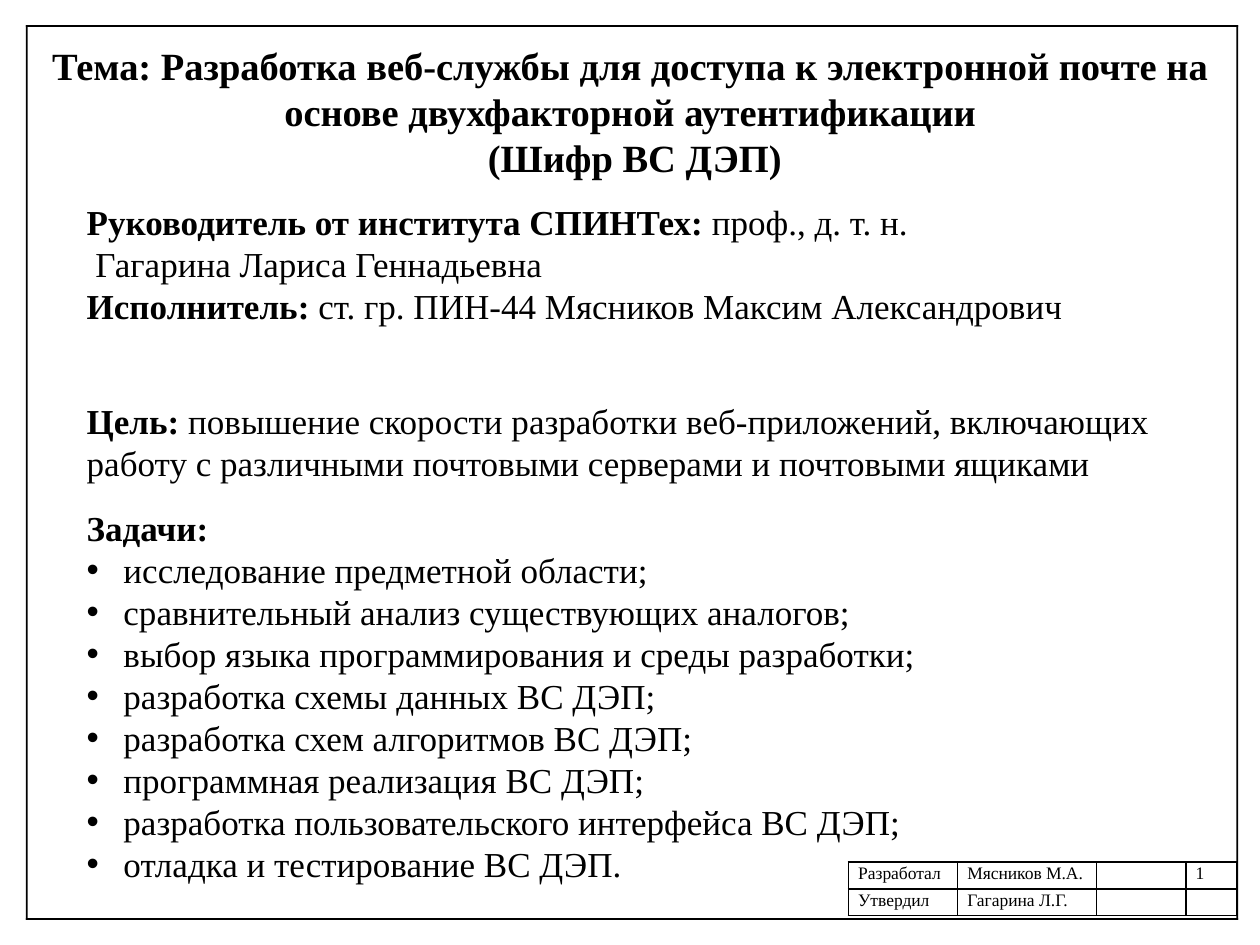
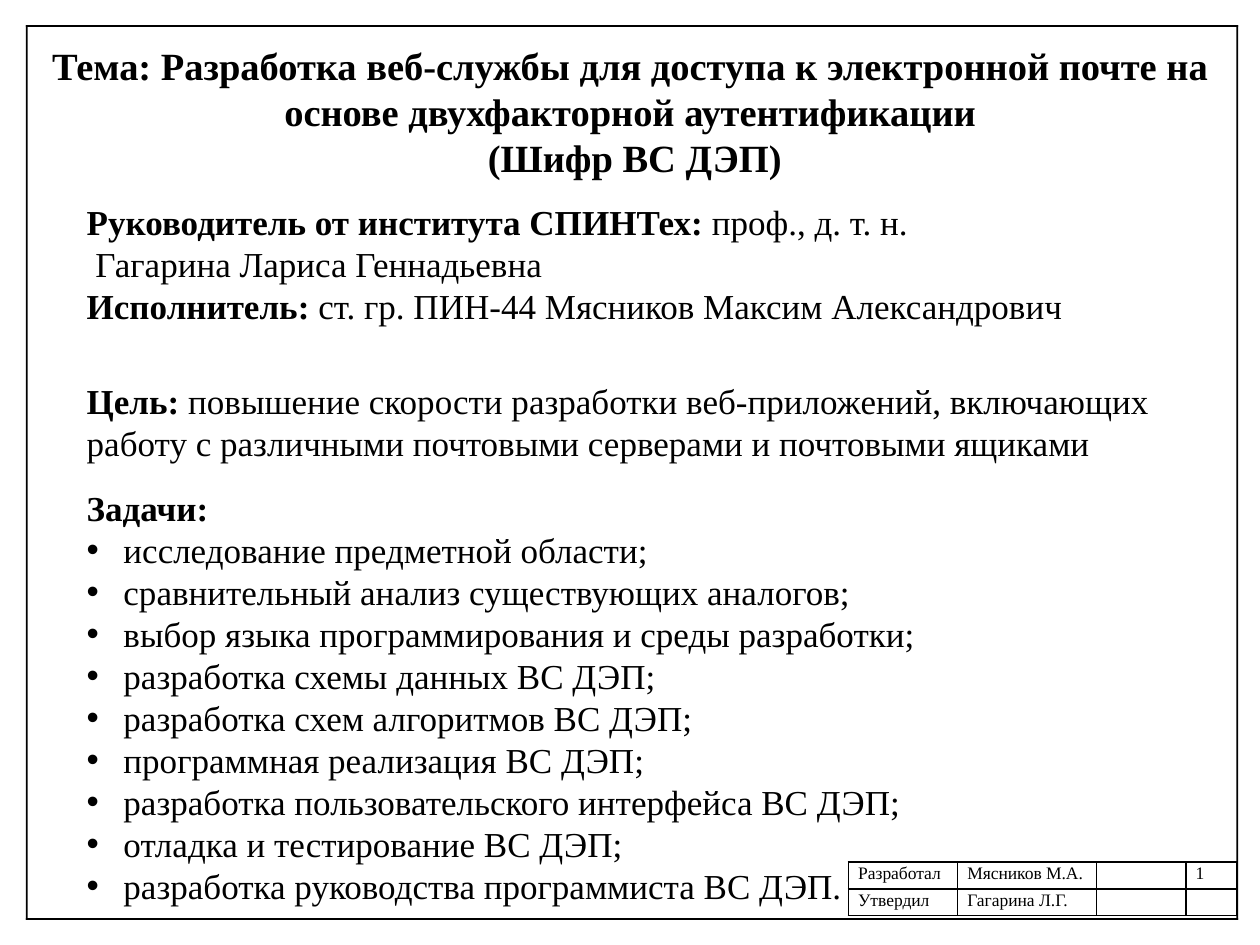
Before and after one commit to mJaJksJ/VCR, a slide deck: slide 1 of Научно-исследовательская практика/Презентация отчета.pptx. Drawn at 1260x945 pixels with LibreOffice and Linux fonts; fonts in the diff are those of the drawing. Boxes give left, top, right and bottom in pixels: in the first picture for what was removed or moved away, otherwise in the second. Text is boxed around its words. In the diff, an @@ line names an element or a change of style, - is before the commit and + after.

```diff
--- a/Научно-исследовательская практика/Презентация отчета.pptx
+++ b/Научно-исследовательская практика/Презентация отчета.pptx
@@ text "Цель: повышение скорости разработки веб-приложений, ...": place and size @@
-text "Цель: повышение скорости разработки веб-приложений, ..." at [87, 409, 1148, 884]
+text "Цель: повышение скорости разработки веб-приложений, ..." at [87, 389, 1148, 907]
@@ text at [123, 833, 841, 907]: text changed @@
-• отладка и тестирование ВС ДЭП.
+• отладка и тестирование ВС ДЭП;
+• разработка руководства программиста ВС ДЭП.
```
Also in this commit, not shown: 2 other slides changed, 18 other files.
